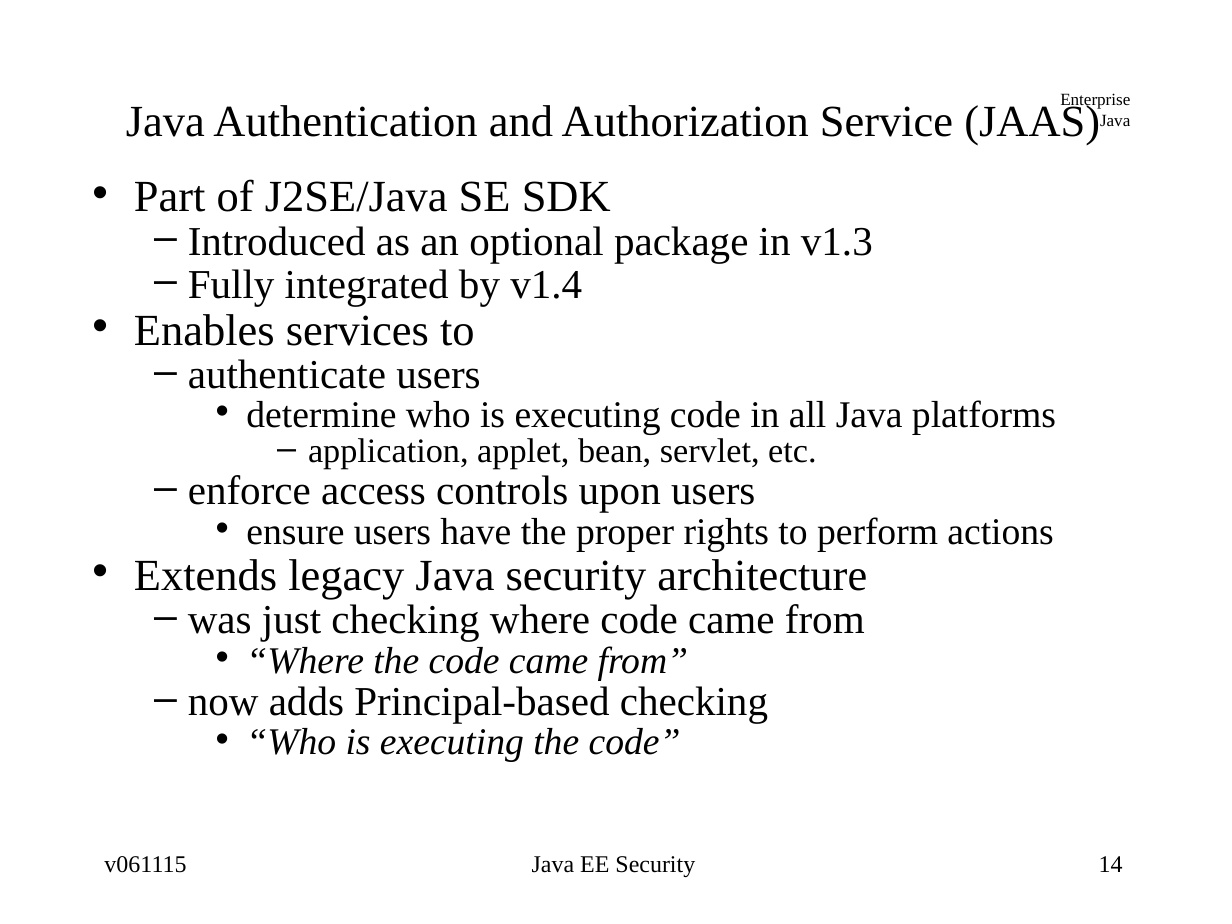
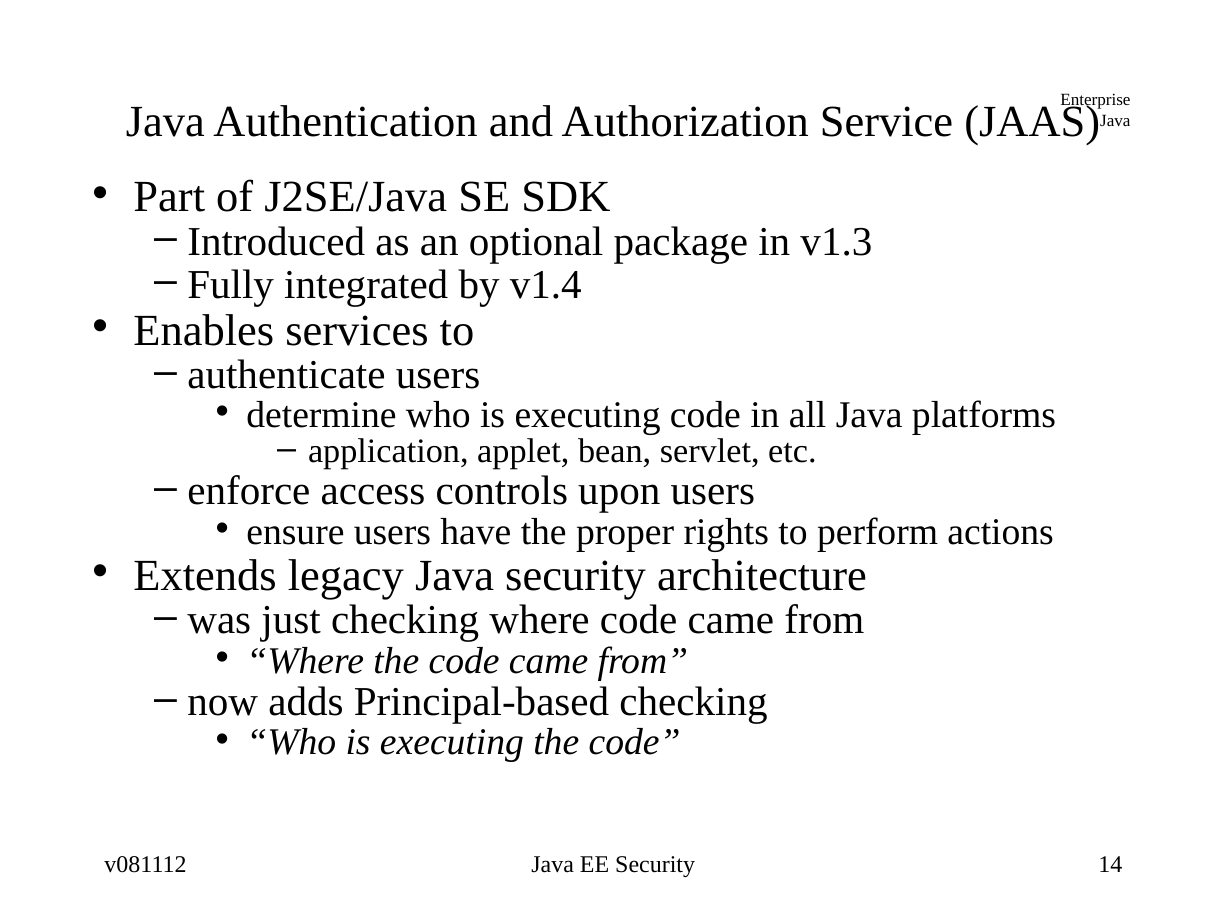
Before and after one commit to jcstaff/ejava-javaee, a slide deck: slide 14 of securePing/src/site/resources/lectures/javaeeSecurity.ppt. Drawn at 1232x924 pixels with LibreOffice and Linux fonts; fonts in the diff are those of the drawing. Boxes give left, top, right and bottom in pixels: in the first picture for what was removed or moved away, otherwise in the second. Text is boxed around its words. In the diff, an @@ line names an element or a change of style, - is before the commit and + after.

```diff
--- a/securePing/src/site/resources/lectures/javaeeSecurity.ppt
+++ b/securePing/src/site/resources/lectures/javaeeSecurity.ppt
@@ text at box(133, 179, 867, 599): indent changed @@
@@ text at box(104, 856, 186, 873): text changed @@
-v061115
+v081112
```
Also in this commit, not shown: 45 other slides changed, 20 other files.
